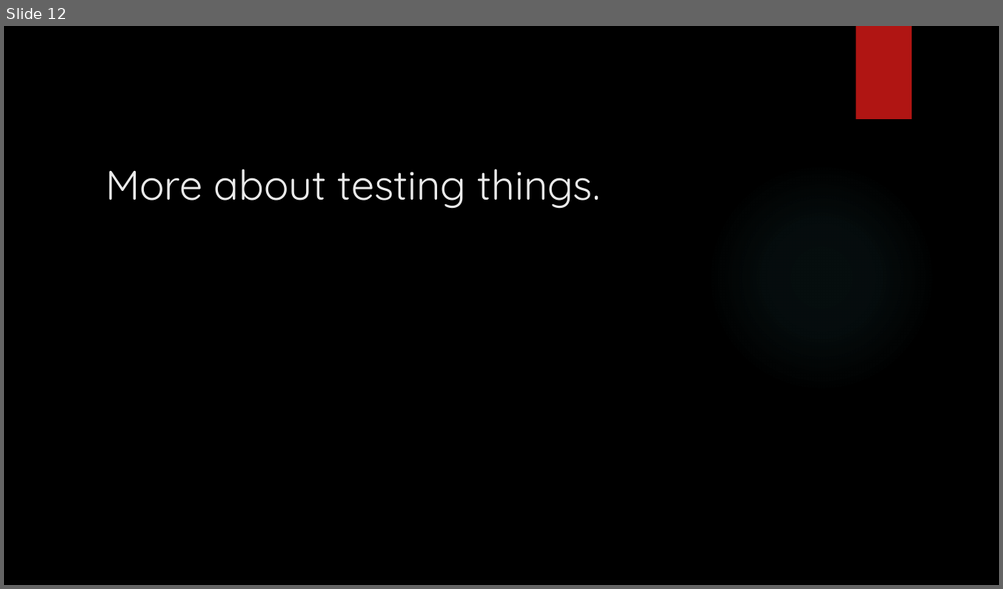
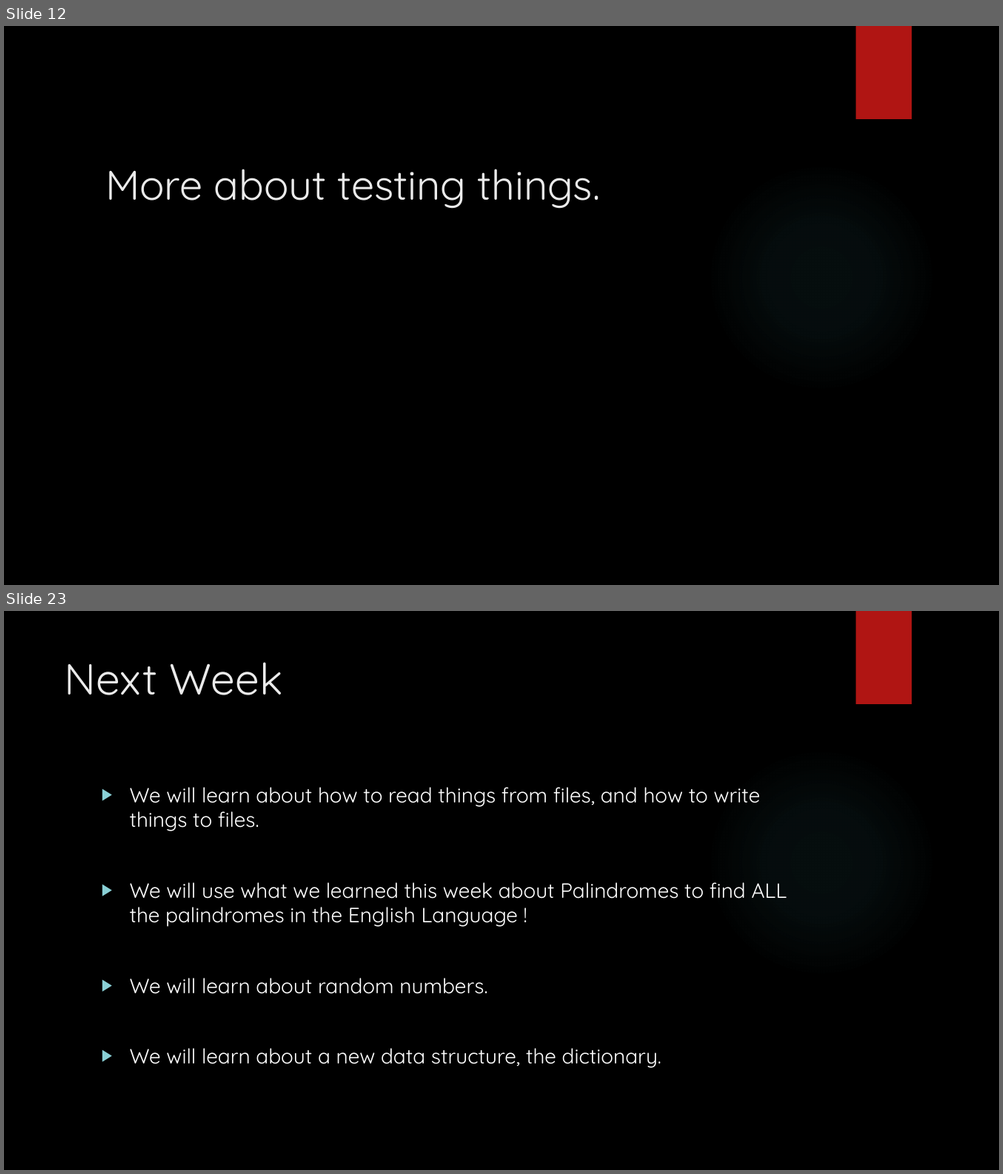
Before and after one commit to davidgroves/DGM_Tutorials, a slide deck: week4/week4.pptx. Shown one above the other, each under a label of ours: slide 12 before the commit, slides 12 and 23 after it; the slides between them are not shown. The pictures are 1003x589 and 1003x1174 pixels, drawn with LibreOffice and Linux fonts; fonts in the diff are those of the drawing; background and template pictures are left out. Boxes give left, top, right and bottom in pixels: in the first picture for what was removed or moved away, otherwise in the second. Text is boxed around its words. In the diff, an @@ line names an element or a change of style, - is before the commit and + after.

Commit message:
Week 4 Draft Finished.

```diff
--- a/week4/week4.pptx
+++ b/week4/week4.pptx
@@ slide 23 added at box(4, 611, 999, 1170), background picture (left out); not listed: 2 template elements that a slide beside it also shows @@
@@ title added at box(64, 662, 283, 695), 42 pt, text #EBEBEB @@
+Next Week
@@ text added at box(130, 787, 787, 1068), 20 pt, text #FFFFFF @@
+▶ We will learn about how to read things from files, and how to write things to files.
+▶ We will use what we learned this week about Palindromes to find ALL the palindromes in the English Language !
+▶ We will learn about random numbers.
+▶ We will learn about a new data structure, the dictionary.
```
Also in this commit, not shown: 1 slide changed, 9 other slides added, 6 other files.
